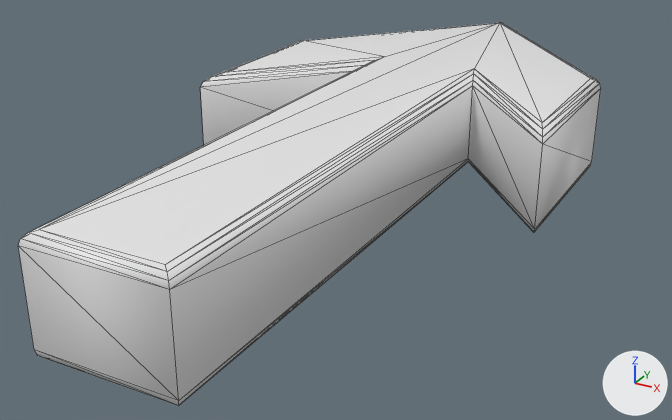
One commit to the OBJ model src/maps/ArrowGallery/meshes/arrow_single_vertical_cut_beveled.obj: the scene before it, then after it.
The view is the same before and after, from a 50 mm camera at (3.1, -3.08, 2.47) aimed at (-0.12, 2.78, -0.46). Lighting does not change. The marker at lower right points along +X, +Y and +Z. The older version comes first. Mesh edges are drawn as thin lines. Where no turn or scale is listed for an object, it has been applied to the vertices.

Before the edit, the objects in view are built like this:
```python
me_arrow_single_vertical_cut_beveled = bpy.data.meshes.new('arrow_single_vertical_cut_beveled')
me_arrow_single_vertical_cut_beveled.from_pydata(...)  # 72 vertices, 140 faces; spans x -1.44..1.44, y 0.0..6.15, z -0.4..0.4
me_arrow_single_vertical_cut_beveled.polygons.foreach_set('use_smooth', [True] * 140)
ob_arrow_single_vertical_cut_beveled = bpy.data.objects.new('arrow_single_vertical_cut_beveled', me_arrow_single_vertical_cut_beveled)
ob_arrow_single_vertical_cut_beveled.location = (0.0, 0.0, 0.0)
```
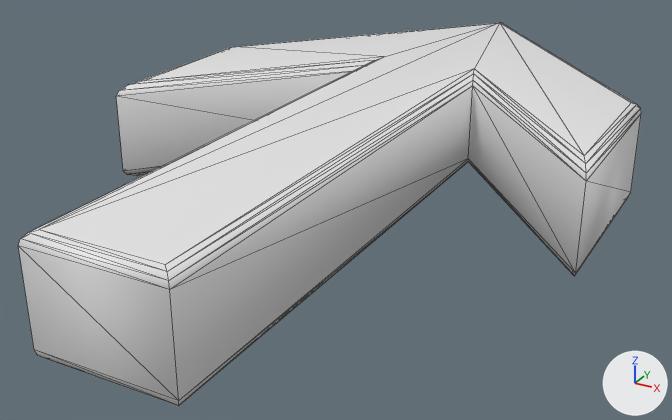
Pixel boxes (x1, y1, x2, y2) of what changed, in the pictures (672 x 420 px; the box of a moved part takes in the faces that stretch with it):
'arrow_single_vertical_cut_beveled', reshaped (7% wider)
    before: (18, 23, 601, 406)
    after: (18, 23, 641, 406)
part 1 of me_arrow_single_vertical_cut_beveled, moved or reshaped
    before: (200, 23, 498, 145)
    after: (116, 23, 498, 176)
part 2 of me_arrow_single_vertical_cut_beveled, moved or reshaped
    before: (468, 23, 601, 232)
    after: (468, 23, 641, 276)

Patch to the scene script:
```diff
--- a/src/maps/ArrowGallery/meshes/arrow_single_vertical_cut_beveled.obj.py
+++ b/src/maps/ArrowGallery/meshes/arrow_single_vertical_cut_beveled.obj.py
@@ me_arrow_single_vertical_cut_beveled @@
 # used by ob_arrow_single_vertical_cut_beveled; location = (0.0, 0.0, 0.0)
-me_arrow_single_vertical_cut_beveled.from_pydata(...)  # 72 vertices, 140 faces; spans x -1.44..1.44, y 0.0..6.15, z -0.4..0.4
+me_arrow_single_vertical_cut_beveled.from_pydata(...)  # 72 vertices, 140 faces; spans x -1.88..1.88, y 0.0..6.15, z -0.4..0.4
+# me_arrow_single_vertical_cut_beveled part 1: all 16 vertices in x -1.44..-1.36, y 2.88..4.44, z -0.4..0.4 are moved by (-0.44, -0.52, 0.0)
+# me_arrow_single_vertical_cut_beveled part 2: all 16 vertices in x 1.36..1.44, y 2.88..4.44, z -0.4..0.4 are moved by (0.44, -0.52, 0.0)
```
